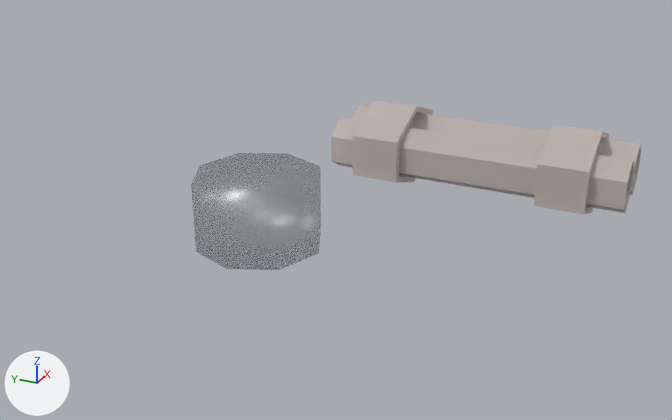
Before and after pictures for a commit that changed the FBX model Assets/Art/Weapons/SM_Wpn_Gun_Shotgun_02.fbx.
Rendered twice from a camera (50 mm lens) standing at (-1.175, -0.667, 0.713) and looking at (-0.002, -0.139, 0.127). The axes (+X, +Y, +Z) are drawn at lower left. The lights are the same throughout. The older version comes first. Where no turn or scale is listed for an object, it has been applied to the vertices. Vertices at exactly the same position are counted once.

The scene before the commit, as lines of its bpy script (objects in view):
```python
me_sm_wpn_gun_shotgun_02 = bpy.data.meshes.new('SM_Wpn_Gun_Shotgun_02')
me_sm_wpn_gun_shotgun_02.from_pydata(...)  # 136 vertices, 128 faces; spans x -0.115..0.129, y -0.559..0.176, z 0.043..0.343
# faces by material slot: [10, 118]
me_sm_wpn_gun_shotgun_02.materials.append(mat_m_metallic)
me_sm_wpn_gun_shotgun_02.materials.append(mat_m_roughness)
ob_sm_wpn_gun_shotgun_02 = bpy.data.objects.new('SM_Wpn_Gun_Shotgun_02', me_sm_wpn_gun_shotgun_02)
ob_sm_wpn_gun_shotgun_02.location = (0.0, 0.0, 0.0)
```
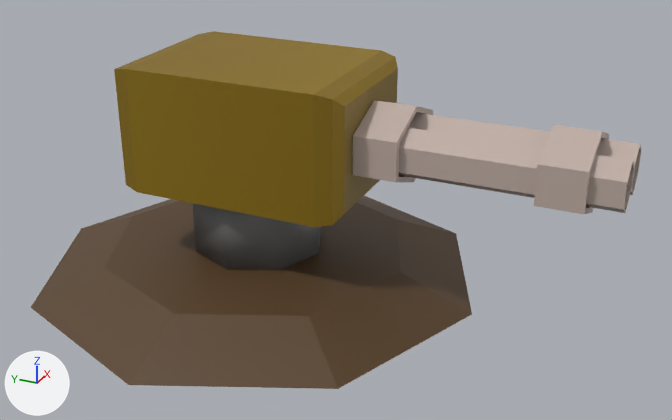
The newer file is also turned or shifted as a whole; pictures and numbers use the older file's frame.

What differs and where, as boxes [x1, y1, x2, y2] in the pictures (672 x 420 px):
'SM_Wpn_Gun_Shotgun_02', surface changed, recoloured: [331, 100, 642, 214] in both
'SM_Wpn_Gun_Shotgun_02_Base', added (brown): after [31, 196, 472, 389]
part 1 of me_sm_wpn_gun_shotgun_02, recoloured: after [193, 203, 321, 270]
part 2 of me_sm_wpn_gun_shotgun_02, recoloured: before [331, 100, 642, 214]; after [114, 31, 642, 227]
part 3 of me_sm_wpn_gun_shotgun_02, surface changed (brown): after [114, 31, 398, 270]

What the commit changed:
Picture 'ATLAS.png' (img_atlas_png) is now built by load_image('ATLAS.png', '../Materials/ATLAS.png', 2590, 2590, 'sRGB') instead of load_image('ATLAS.png', '../Materials/ATLAS.png', 2590, 2590, 'Non-Color').
Material 'm_Basic' (mat_m_basic) is new.
Its texture is img_atlas_png.
me_sm_wpn_gun_shotgun_02 has 136 vertices, 128 faces and spans x -0.115..0.129, y -0.559..0.176, z 0.043..0.343.
me_sm_wpn_gun_shotgun_02 is used by ob_sm_wpn_gun_shotgun_02; location (0.0, 0.0, 0.0).
me_sm_wpn_gun_shotgun_02 part 1: all 10 faces that had it switch from mat_m_metallic to mat_m_basic (picture img_atlas_png).
me_sm_wpn_gun_shotgun_02 part 2: all 118 faces that had it switch from mat_m_roughness to mat_m_basic (picture img_atlas_png).
me_sm_wpn_gun_shotgun_02 part 3: texture (UV) coordinates of 32 of 128 faces, centred in x -0.115..0.129, y -0.192..0.176, z 0.043..0.343, changed; they spanned u 0.46..0.64, v 0.02..0.07 and now span u 0.39..0.99, v 0.07..0.63.
Mesh me_sm_wpn_shotgun_02_base_001 is new.
It is an 8-sided cut cone along z (radius 0.359 at the low end, 0.244 at the high end) spanning x -0.357..0.362, y -0.373..0.345, z -0.046..0.0.
It uses material mat_m_basic (picture img_atlas_png).
Object 'SM_Wpn_Gun_Shotgun_02_Base' (ob_sm_wpn_gun_shotgun_02_base) is new; it shows me_sm_wpn_shotgun_02_base_001.
Its location is (0.0, 0.014, 0.041).
